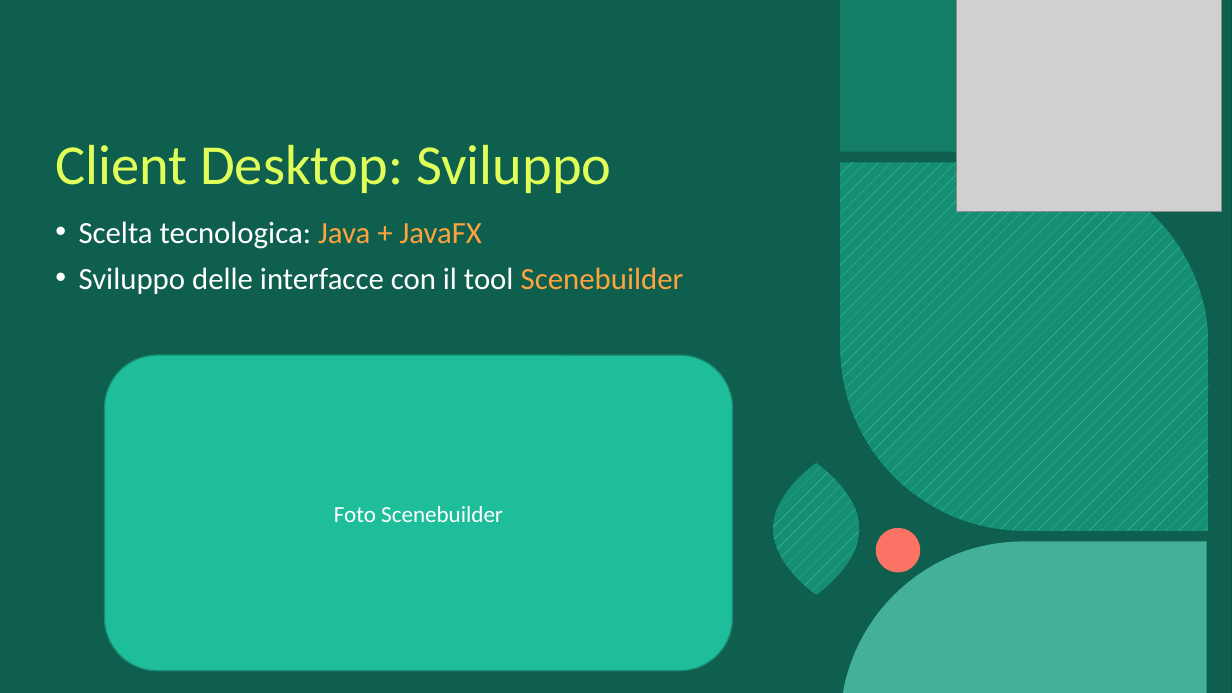
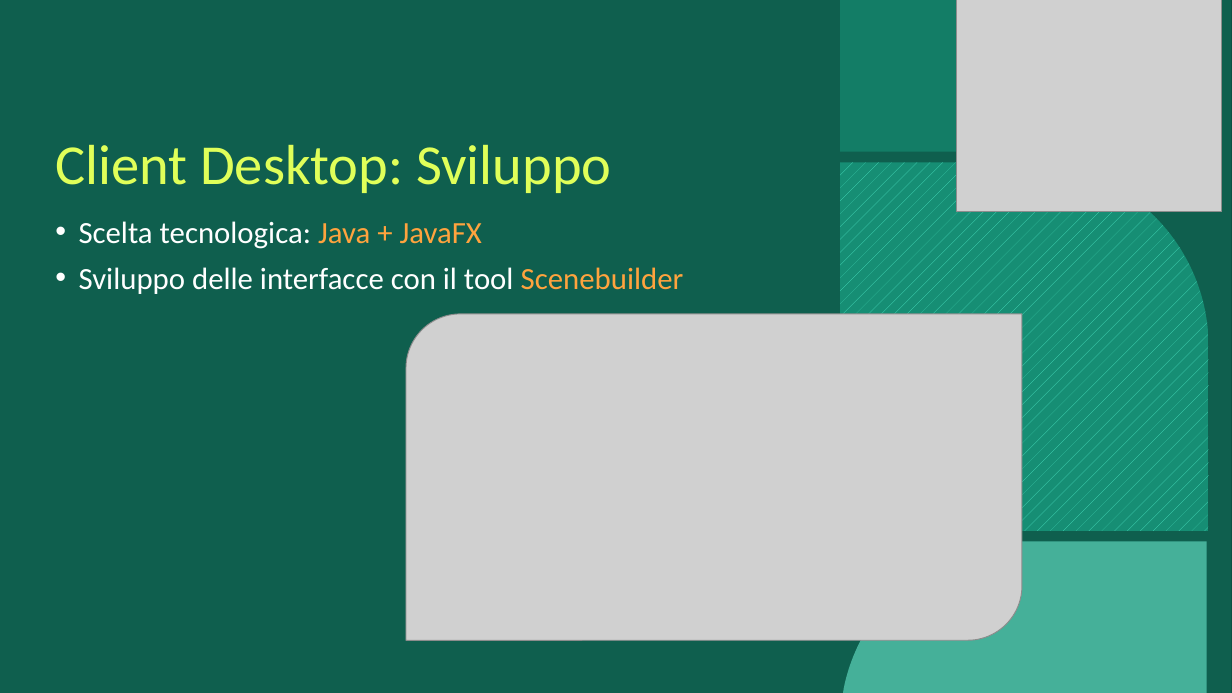
Before and after one commit to DeborohNoah/IngSoft, a slide deck: slide 9 of Presentazione_IngSoft.pptx. Drawn at 1232x693 pixels with LibreOffice and Linux fonts; fonts in the diff are those of the drawing; grey boxes stand for pictures; background and template pictures are left out. Boxes give left, top, right and bottom in pixels: in the first picture for what was removed or moved away, otherwise in the second. Text is boxed around its words. In the diff, an @@ line names an element or a change of style, - is before the commit and + after.

```diff
--- a/Presentazione_IngSoft.pptx
+++ b/Presentazione_IngSoft.pptx
@@ picture added at bbox=[406, 314, 1022, 640] @@
@@ rounded rectangle removed at bbox=[104, 355, 733, 671] @@
-Foto Scenebuilder
```
Also in this commit, not shown: 5 other slides changed.
